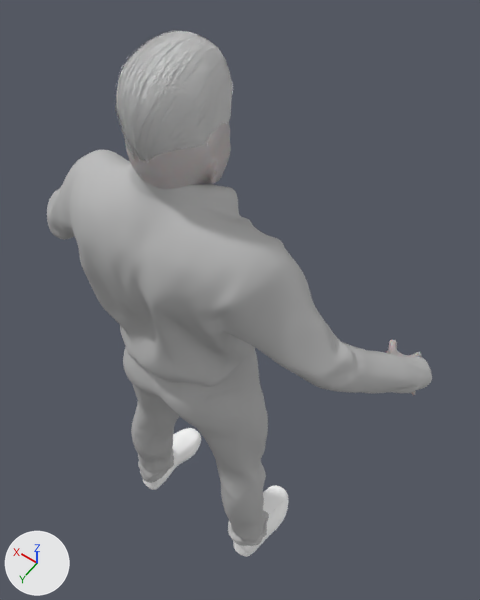
An edit to the Blender file tools/blender-test/out/anim.blend, drawn before and after from the same camera.
Both versions are drawn from a 50 mm camera at (-0.611, 0.623, 2.207) aimed at (-0.002, -0.229, 0.869). Lighting does not change. The marker at lower left points along +X, +Y and +Z. The picture after the commit comes second.

Objects in the first picture: 'Human', 'Human.male_casualsuit01', 'Human.shoes02', 'Human.short04'.
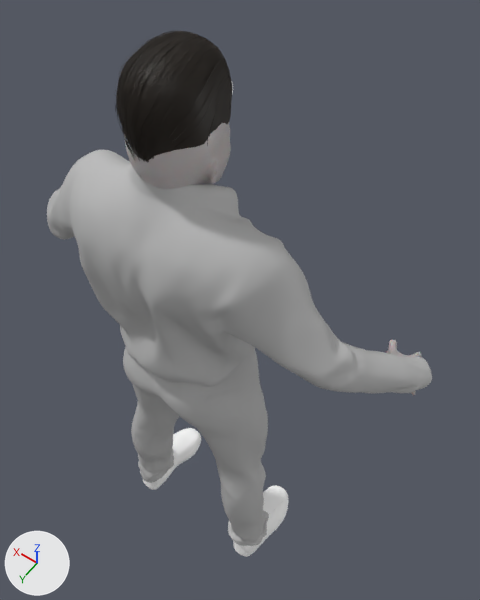
The change, as a diff of the scene's bpy script:
```diff
--- a/tools/blender-test/out/anim.blend.py
+++ b/tools/blender-test/out/anim.blend.py
@@ mat_human_short04 @@
 mat_human_short04 = principled_material('Human.short04')
-mat_human_short04.base_color = (1.0, 1.0, 1.0)  # white #ffffff
+mat_human_short04.base_color = (0.03, 0.022, 0.016)  # dark grey #302922
 mat_human_short04.roughness = 0.7
```

Location of each change, (x1, y1, x2, y2) in pixels of the pictures (480 x 600 px):
'Human.short04', recoloured (darker)
    both: (115, 31, 232, 162)
